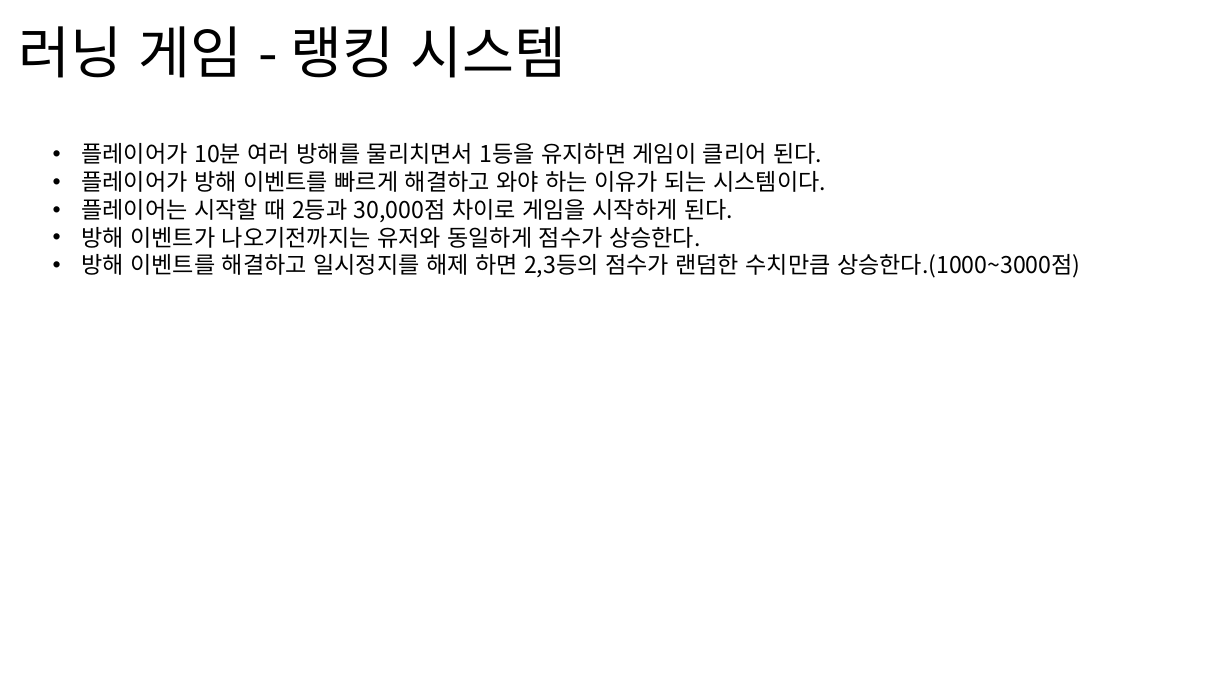
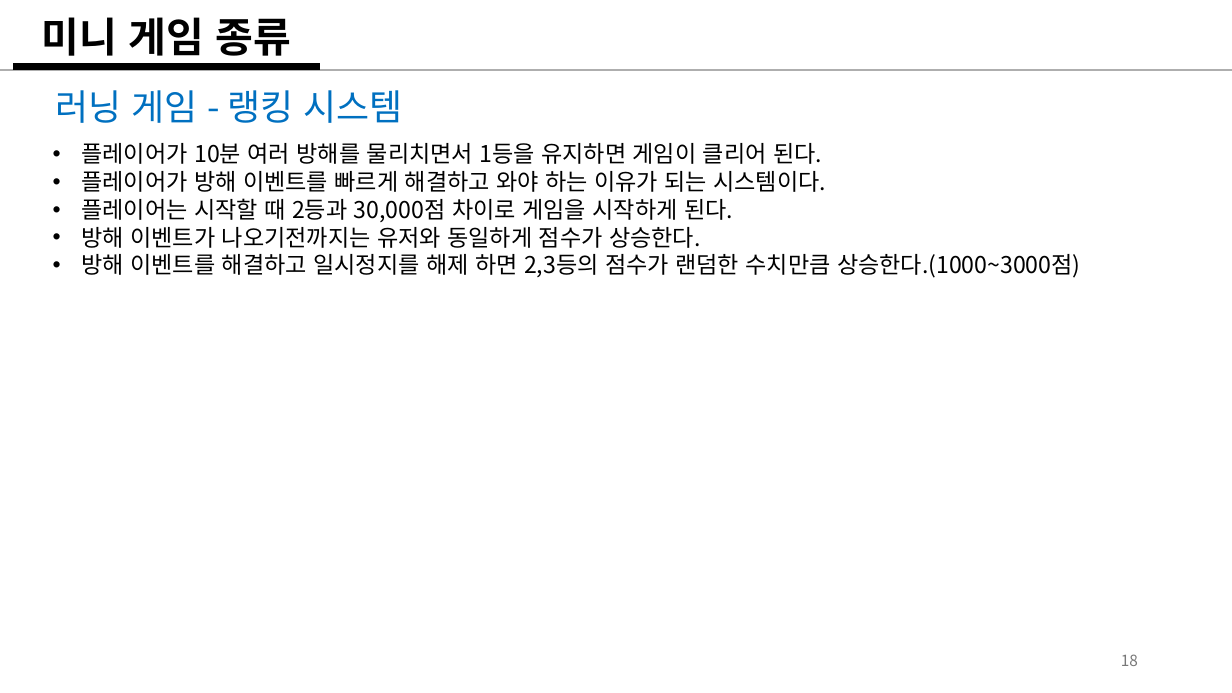
Before and after one commit to weariness00/Mandle_10Minute_Game, a slide deck: slide 18 of document/Please Leave me alone!.pptx (slide 17 before the commit). Drawn at 1232x693 pixels with LibreOffice and Linux fonts; fonts in the diff are those of the drawing. Boxes give left, top, right and bottom in pixels: in the first picture for what was removed or moved away, otherwise in the second. Text is boxed around its words. In the diff, an @@ line names an element or a change of style, - is before the commit and + after.

```diff
--- a/document/Please Leave me alone!.pptx
+++ b/document/Please Leave me alone!.pptx
@@ title added at (41,17,292,56), 32 pt, text #000000, bold @@
+미니 게임 종류
@@ line added from (0, 70) to (1232, 70), #AEAEAE 1.5 pt @@
@@ line added from (13, 67) to (320, 67), #000000 6 pt @@
@@ text "러닝 게임 - 랭킹 시스템": place and size @@
-text "러닝 게임 - 랭킹 시스템" at (19,26,566,78)
+text "러닝 게임 - 랭킹 시스템" at (55,90,403,123)
@@ text "러닝 게임 - 랭킹 시스템" at (55,90,403,123): size 44 to 28 pt, text colour #000000 to #0070C0; line spacing 0.9 to 1; vertical alignment middle to top @@
@@ page number added at (1121,654,1138,666), 12 pt, text #797979 @@
+18
```
Also in this commit, not shown: 17 other slides changed, 2 slides added, 2 slides removed.
